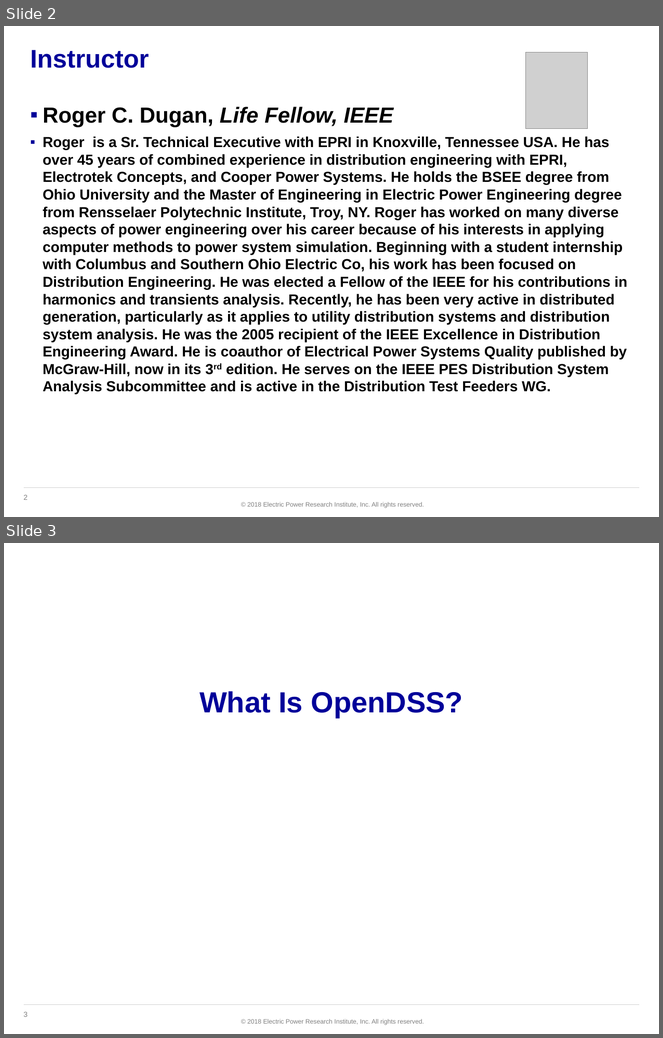
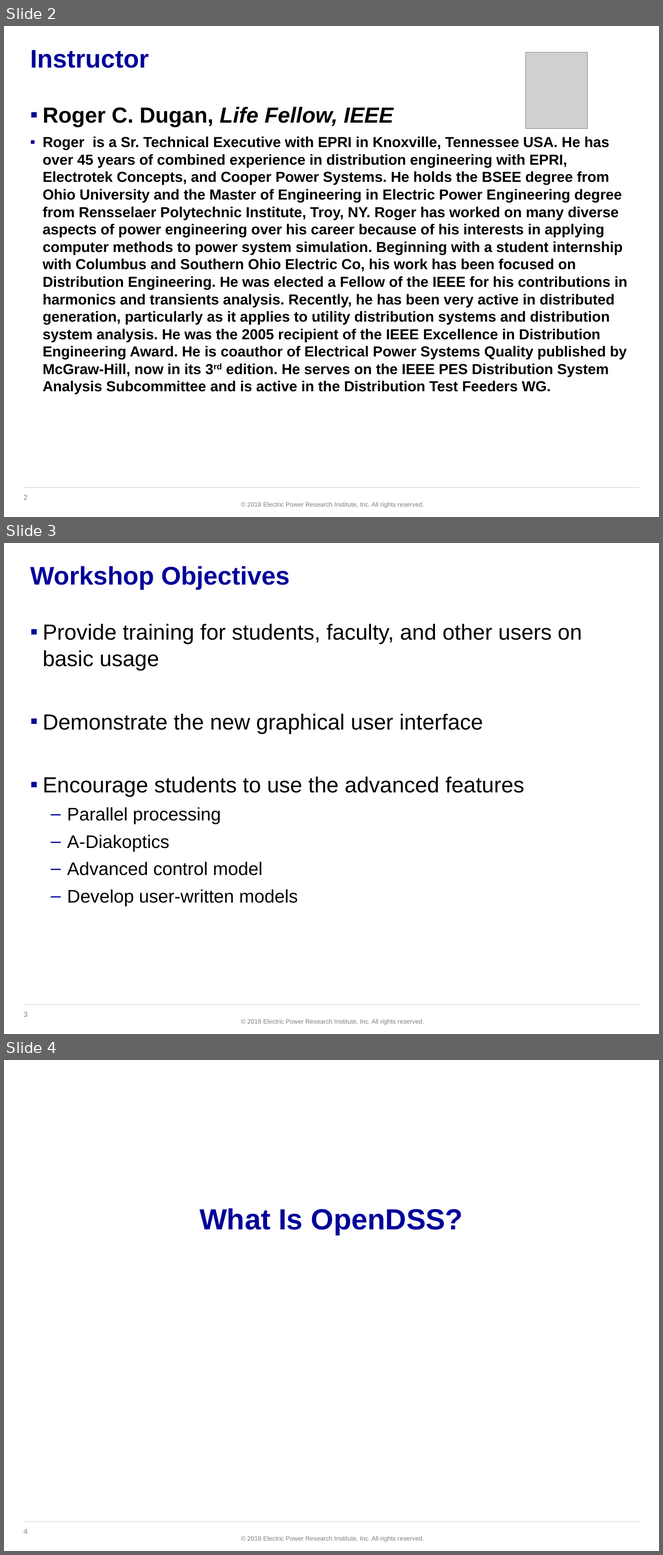
Before and after one commit to dss-extensions/opendss-svn-mirror, a slide deck: trunk/Training/NCSU-2018/Intro to OpenDSS.pptx. Shown one above the other, each under a label of ours: slides 2 and 3 before the commit, slides 2, 3 and 4 after it. The pictures are 663x1038 and 663x1555 pixels, drawn with LibreOffice and Linux fonts; fonts in the diff are those of the drawing; grey boxes stand for pictures; background and template pictures are left out. Boxes give left, top, right and bottom in pixels: in the first picture for what was removed or moved away, otherwise in the second. Text is boxed around its words. In the diff, an @@ line names an element or a change of style, - is before the commit and + after.

```diff
--- a/trunk/Training/NCSU-2018/Intro to OpenDSS.pptx
+++ b/trunk/Training/NCSU-2018/Intro to OpenDSS.pptx
@@ slide 3 added at box(4, 543, 659, 1034), background #FFFFFF; not listed: 3 template elements that a slide beside it also shows @@
@@ title added at box(30, 566, 289, 590), 28 pt, text #000099, bold @@
+Workshop Objectives
@@ text added at box(42, 624, 582, 906), 24 pt, text #000000 @@
+▪ Provide training for students, faculty, and other users on basic usage
+▪ Demonstrate the new graphical user interface
+▪ Encourage students to use the advanced features
+  – Parallel processing
+  – A-Diakoptics
+  – Advanced control model
+  – Develop user-written models
@@ what was slide 3 is now slide 4 @@
@@ page number at box(24, 1529, 28, 1534): text changed @@
-3
+4
```
Also in this commit, not shown: 1 slide changed.
